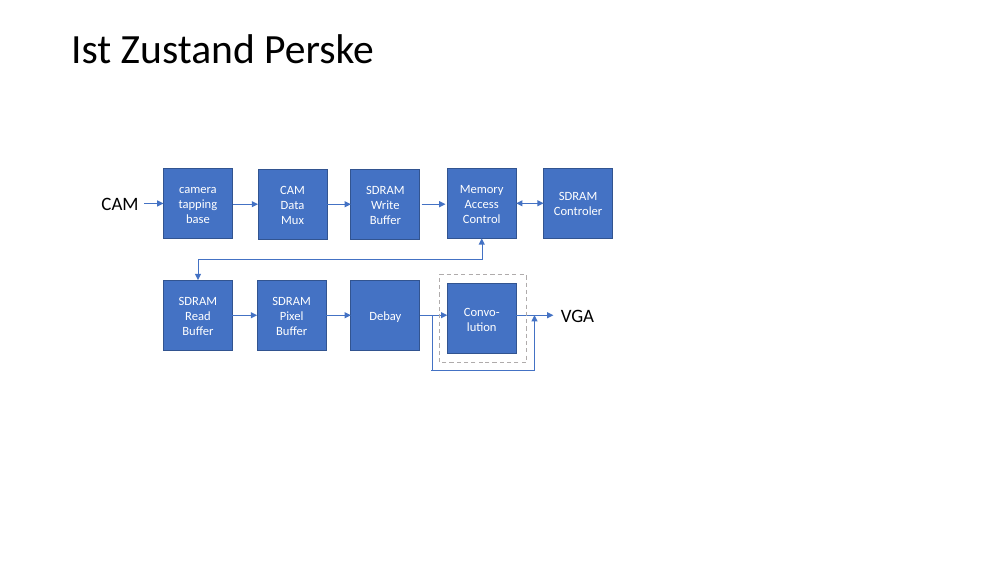
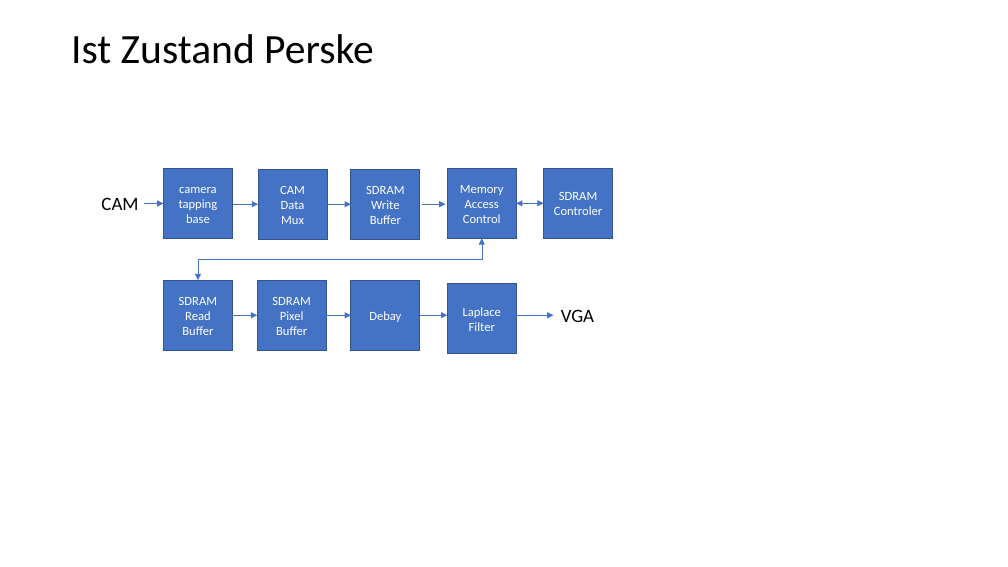
Before and after one commit to Chriss95De/Bachelors-Thesis-VHDL-Pattern-Detection, a slide deck: slide 4 of Dokumentation/Stand Oster/Grafiken.pptx. Drawn at 1008x567 pixels with LibreOffice and Linux fonts; fonts in the diff are those of the drawing. Boxes give left, top, right and bottom in pixels: in the first picture for what was removed or moved away, otherwise in the second. Text is boxed around its words. In the diff, an @@ line names an element or a change of style, - is before the commit and + after.

```diff
--- a/Dokumentation/Stand Oster/Grafiken.pptx
+++ b/Dokumentation/Stand Oster/Grafiken.pptx
@@ rectangle removed at (x1=439, y1=275, x2=527, y2=362) @@
@@ elbow arrow removed from (431, 371) to (535, 315) @@
@@ line removed from (433, 315) to (433, 370) @@
@@ text in rectangle at (x1=463, y1=307, x2=501, y2=331): text changed @@
-Convo-lution
+Laplace
+Filter
```
Also in this commit, not shown: 2 other slides changed, 1 slide added, 13 other files.
